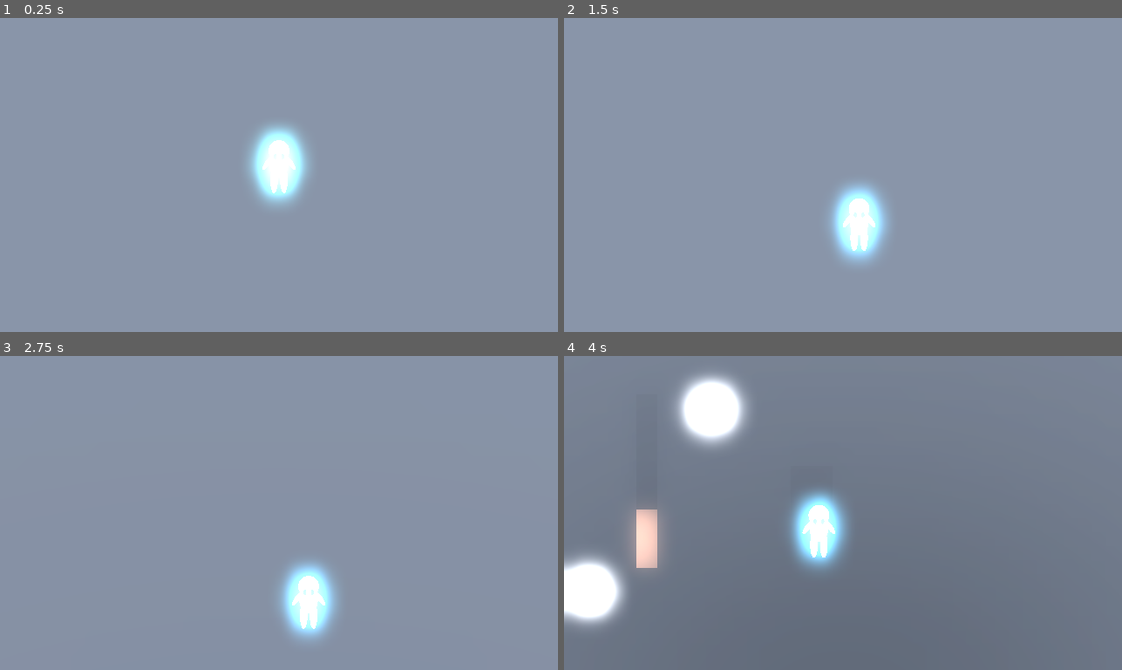
Above: before the commit, frames 1-4 (two rows, left to right).
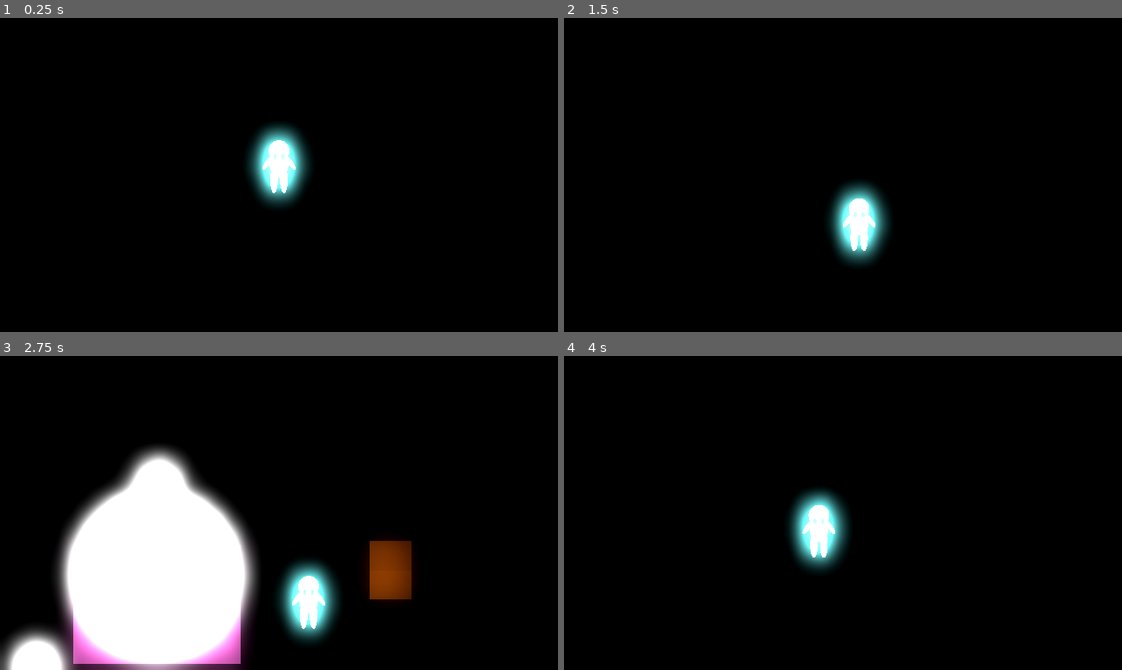
Above: after the commit, the same moments.

Repository: Boyquotes/TheGhost
Game: Godot game, scene res://base_level.tscn
Same seed, same stepped clock (60 frames per second), same inputs: the game is played once before the commit and once after it.
Inputs:
- Up to frame 1 (0.25 s): no input
- Up to frame 2 (1.5 s): hold Right (ui_right) 0.53-1.28 s; hold Down (ui_down) from 1.28 s (still down)
- Up to frame 3 (2.75 s): release Down (ui_down) at 2.03 s; hold Right (ui_right) from 2.03 s (still down)
- Up to frame 4 (4 s): release Right (ui_right) at 2.78 s; hold Up (ui_up) 2.78-3.53 s; hold Left (ui_left) from 3.53 s (still down)

The runs differ from the first frame. In frame 1, 99% of the frame differs, in the area x 0-100%, y 0-100%; in frame 2, 99%; in frame 3, 99%; in frame 4, 99%.
Error in both runs: Invalid assignment on read-only value (on base: 'Dictionary'). (res://scripts/StateMachine.gd:43)

Commit message:
2022/10/04 12:45

Diff:
--- a/ball.tscn
+++ b/ball.tscn
@@ -33,7 +33,7 @@
 angular_damp = 1.568
 
 [node name="CollisionShape3d" type="CollisionShape3D" parent="."]
-transform = Transform3D(2, 0, 0, 0, 2, 0, 0, 0, 2, 0, 0, 0)
+transform = Transform3D(2.1, 0, 0, 0, 2.1, 0, 0, 0, 2.1, 0, 0, 0)
 shape = SubResource("SphereShape3D_nimvk")
 
 [node name="MeshInstance3d" type="MeshInstance3D" parent="."]
--- a/base_level.tscn
+++ b/base_level.tscn
@@ -1,7 +1,8 @@
-[gd_scene load_steps=4 format=3 uid="uid://c7r35r3jw3cto"]
+[gd_scene load_steps=5 format=3 uid="uid://c7r35r3jw3cto"]
 
 [ext_resource type="PackedScene" uid="uid://caeqskuyhl3ey" path="res://player.tscn" id="1_v4kr2"]
 [ext_resource type="PackedScene" uid="uid://b4cp2m0cgfsog" path="res://ball.tscn" id="2_od1rw"]
+[ext_resource type="PackedScene" uid="uid://nf1l2pajjiao" path="res://core.tscn" id="3_24p4y"]
 
 [sub_resource type="ORMMaterial3D" id="ORMMaterial3D_ffesb"]
 albedo_color = Color(0.545098, 0.32549, 0.0745098, 1)
@@ -9,7 +10,7 @@
 [node name="Base Level" type="Node3D"]
 
 [node name="Player" parent="." instance=ExtResource("1_v4kr2")]
-transform = Transform3D(1, 0, 0, 0, 1, 0, 0, 0, 1, 0, 57.2341, 0)
+transform = Transform3D(1, 0, 0, 0, 1, 0, 0, 0, 1, 0, 57.2341, 18.0751)
 
 [node name="Light2" parent="." instance=ExtResource("2_od1rw")]
 transform = Transform3D(1, 0, 0, 0, 1, 0, 0, 0, 1, -5.72214, 3.10564, 3.27355)
@@ -18,13 +19,13 @@
 transform = Transform3D(1, 0, 0, 0, 1, 0, 0, 0, 1, 0.109611, 3.10564, -8.99271)
 
 [node name="Box" type="CSGBox3D" parent="."]
-transform = Transform3D(1, 0, 0, 0, 1, 0, 0, 0, 1, 4.898, 1.46286, -3.194)
+transform = Transform3D(1, 0, 0, 0, 1, 0, 0, 0, 1, 11.1726, 1.46286, -3.194)
 use_collision = true
 size = Vector3(2, 2, 2)
 material = SubResource("ORMMaterial3D_ffesb")
 
 [node name="Wall" type="CSGBox3D" parent="."]
-transform = Transform3D(-3.40622e-07, 0, -1, 0, 5.21432, 0, 7.79252, 0, -4.37114e-08, -2.97153, 1.78277, -3.19433)
+transform = Transform3D(-3.40622e-07, 0, -1, 0, 5.21432, 0, 7.79252, 0, -4.37114e-08, 13.5217, 1.78277, -3.19433)
 use_collision = true
 
 [node name="CsgBox3d2" type="CSGBox3D" parent="."]
@@ -32,3 +33,6 @@
 cast_shadow = 0
 use_collision = true
 size = Vector3(1000, 1000, 1)
+
+[node name="Core" parent="." instance=ExtResource("3_24p4y")]
+transform = Transform3D(1, 0, 0, 0, 1, 0, 0, 0, 1, 0, 4.33491, 0)
--- /dev/null
+++ b/core.tscn
@@ -0,0 +1,46 @@
+[gd_scene load_steps=6 format=3 uid="uid://nf1l2pajjiao"]
+
+[sub_resource type="BoxShape3D" id="BoxShape3D_es8o5"]
+size = Vector3(4, 4, 4)
+
+[sub_resource type="StandardMaterial3D" id="StandardMaterial3D_i6ptm"]
+metallic = 1.0
+emission_enabled = true
+emission = Color(0.87451, 0.419608, 0.866667, 1)
+emission_energy_multiplier = 20.0
+refraction_enabled = true
+
+[sub_resource type="SphereMesh" id="SphereMesh_guyl4"]
+material = SubResource("StandardMaterial3D_i6ptm")
+radius = 4.0
+height = 8.0
+radial_segments = 20
+rings = 20
+
+[sub_resource type="ORMMaterial3D" id="ORMMaterial3D_e3fc6"]
+albedo_color = Color(0.435294, 0.223529, 0.352941, 1)
+
+[sub_resource type="BoxMesh" id="BoxMesh_upos7"]
+material = SubResource("ORMMaterial3D_e3fc6")
+size = Vector3(8, 2, 8)
+
+[node name="Core" type="StaticBody3D"]
+
+[node name="CollisionShape3d" type="CollisionShape3D" parent="."]
+transform = Transform3D(2, 0, 0, 0, 2, 0, 0, 0, 2, 0, 0, 0)
+shape = SubResource("BoxShape3D_es8o5")
+
+[node name="MeshInstance3d" type="MeshInstance3D" parent="."]
+mesh = SubResource("SphereMesh_guyl4")
+
+[node name="OmniLight3d" type="OmniLight3D" parent="."]
+light_color = Color(0.847059, 0.67451, 0.894118, 1)
+light_energy = 16.0
+light_volumetric_fog_energy = 2.0
+light_specular = 3.0
+shadow_enabled = true
+omni_range = 16.0
+
+[node name="MeshInstance3d2" type="MeshInstance3D" parent="."]
+transform = Transform3D(1, 0, 0, 0, 1, 0, 0, 0, 1, 0, -3.01805, 0)
+mesh = SubResource("BoxMesh_upos7")
--- a/env.tres
+++ b/env.tres
@@ -5,7 +5,6 @@
 ambient_light_sky_contribution = 0.0
 glow_enabled = true
 glow_bloom = 1.0
-fog_enabled = true
 fog_light_color = Color(0.313726, 0.341176, 0.388235, 1)
 fog_density = 0.05
 volumetric_fog_enabled = true
Not shown: 2 places in ball.tscn that only renumber resources
